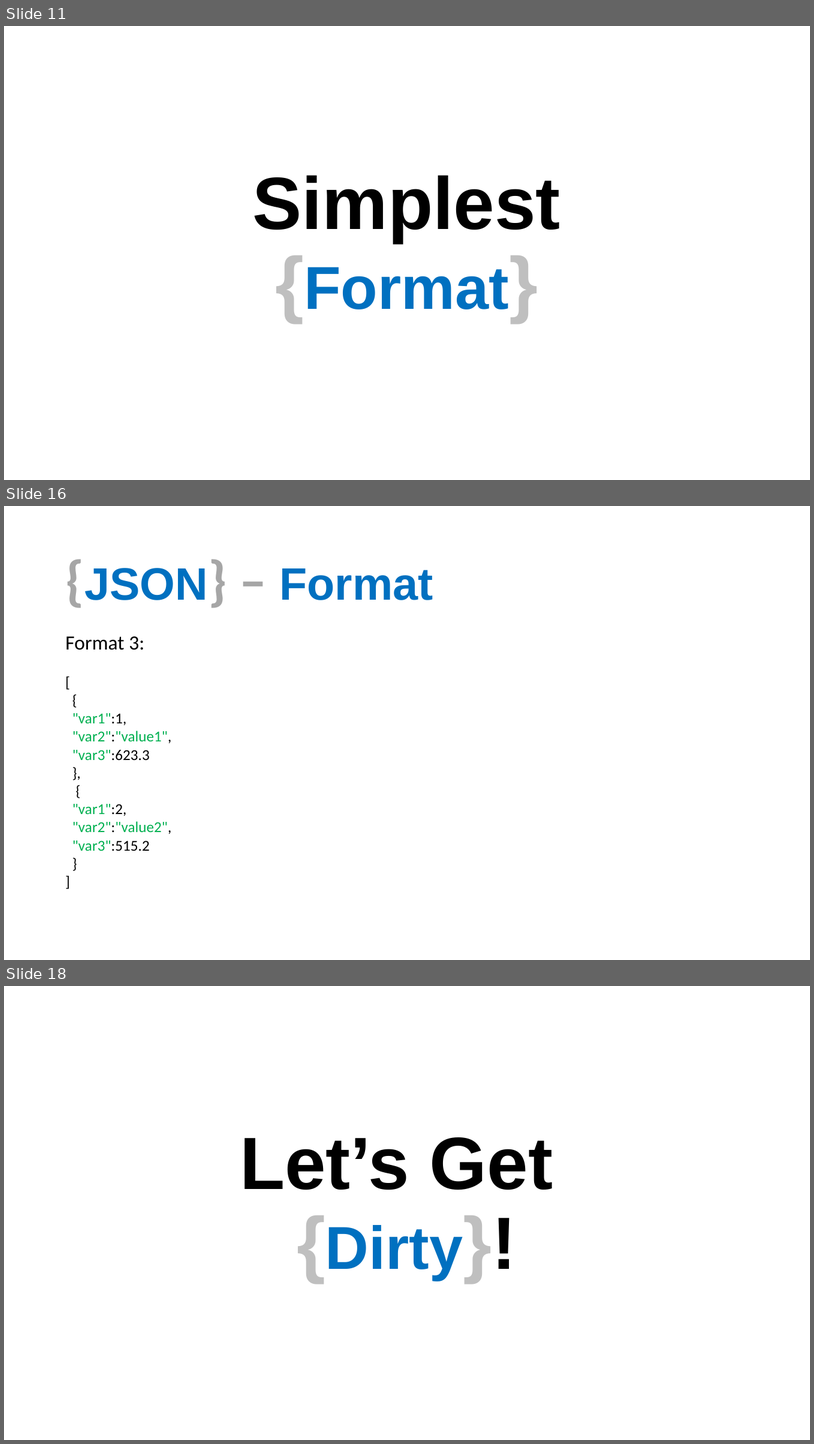
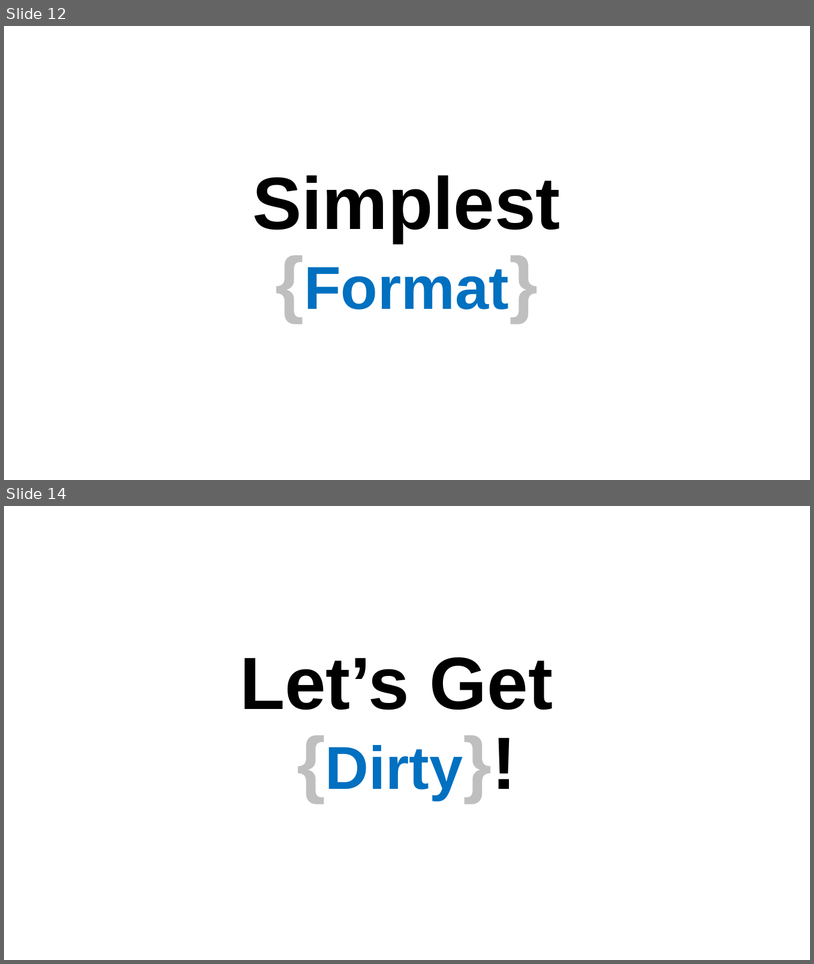
Before and after one commit to aephidayatuloh/basic_r_json, a slide deck: Introduction To R & JSON.pptx. Shown one above the other, each under a label of ours: slides 11, 16 and 18 before the commit, slides 12 and 14 after it; the slides between them are not shown. The pictures are 814x1444 and 814x964 pixels, drawn with LibreOffice and Linux fonts; fonts in the diff are those of the drawing; background and template pictures are left out. Boxes give left, top, right and bottom in pixels: in the first picture for what was removed or moved away, otherwise in the second. Text is boxed around its words. In the diff, an @@ line names an element or a change of style, - is before the commit and + after.

```diff
--- a/Introduction To R & JSON.pptx
+++ b/Introduction To R & JSON.pptx
@@ slide 16 removed at box(4, 506, 810, 960), background #FFFFFF @@
@@ title removed at box(84, 568, 434, 600) @@
-{JSON} – Format
@@ text removed at box(65, 636, 171, 850) @@
-Format 3:
-[
-{
-"var1":1,
-"var2":"value1",
-"var3":623.3
-},
-{
-"var1":2,
-"var2":"value2",
-"var3":515.2
-}
-]
@@ what was slide 11 is now slide 12 @@
@@ what was slide 18 is now slide 14 @@
```
Also in this commit, not shown: 8 slides changed, 6 slides added, 3 other slides removed.
